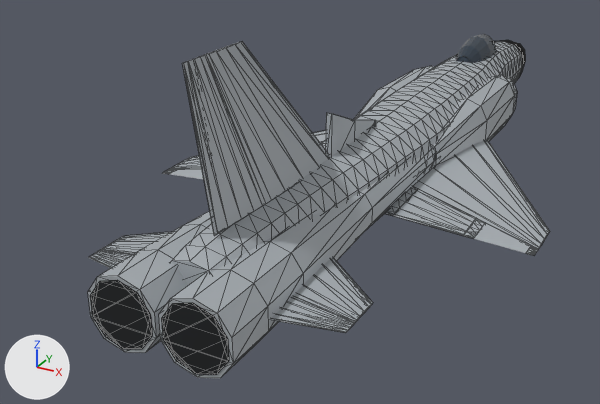
Renders of the glTF model media/su15.glb from each side of a commit.
The view is the same before and after, from a 50 mm camera at (7.12, -19.06, 6.77) aimed at (-1.76, -2.9, -1.31). The lights are fixed; the arrows at lower left show +X, +Y and +Z. The older version comes first. Mesh edges are drawn as thin lines on the coarser meshes. Where no turn or scale is listed for an object, it has been applied to the vertices. Vertices at exactly the same position are counted once.

In view in the first picture: 'Dorsal Fillet', 'Elevator L', 'Elevator R', 'Exhaust L', 'Exhaust R', 'Flap R', 'Fuselage', 'Intake Cheeks', 'Nacelles', 'Rudder', 'Stabilizer L', 'Stabilizer R', 'Vertical Fin', 'Wing R' and 5 more.
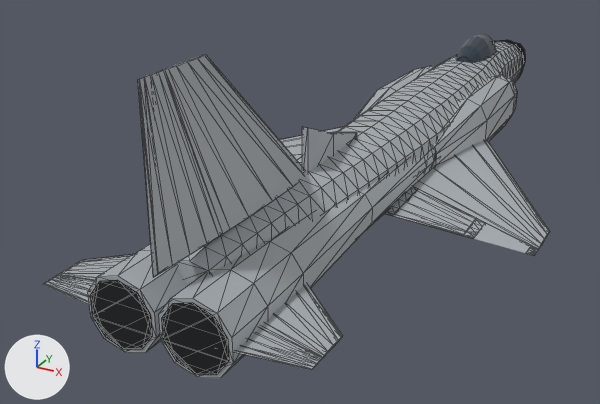
The edits, one by one:
me_dorsal_fillet is used by ob_dorsal_fillet; location (0.0, 0.0, 0.0).
me_dorsal_fillet had 12 vertices, 20 faces and spanned x -0.06..0.06, y -4.9..-2.6, z 0.55..1.75.
me_dorsal_fillet now has 12 vertices, 20 faces and spans x -0.06..0.06, y -5.9..-3.6, z 0.55..1.75.
me_dorsal_fillet part 1: the whole mesh is moved by (0.0, -1.0, 0.0).
me_rudder is used by ob_rudder; location (0.0, -8.26, 2.3).
me_rudder had 28 vertices, 52 faces and spanned x -0.06..0.07, y -1.34..0.77, z -1.5..1.5.
me_rudder now has 28 vertices, 52 faces and spans x -0.07..0.08, y -1.15..0.58, z -1.5..1.5.
me_rudder part 2: 28 of 28 vertices moved; they spanned x -0.06..0.07, y -1.34..0.77, z -1.5..1.5 and now span x -0.07..0.08, y -1.15..0.58, z -1.5..1.5; mean shift (0.0, -0.05, 0.0).
me_stabilizer_l is used by ob_stabilizer_l; location (0.0, 0.0, 0.0).
me_stabilizer_l had 26 vertices, 48 faces and spanned x -2.55..-1.05, y -8.96..-7.0, z -0.14..-0.05.
me_stabilizer_l now has 26 vertices, 48 faces and spans x -2.55..-1.05, y -10.06..-8.0, z -0.14..-0.05.
me_stabilizer_l part 3: all 13 vertices in x -1.05, y -8.72..-7.0, z -0.14..-0.05 are moved by (0.0, -1.0, 0.0).
Other edits to the shape of me_stabilizer_l do not show in these pictures.
me_stabilizer_r is used by ob_stabilizer_r; location (0.0, 0.0, 0.0).
me_stabilizer_r had 26 vertices, 48 faces and spanned x 1.05..2.55, y -8.96..-7.0, z -0.14..-0.05.
me_stabilizer_r now has 26 vertices, 48 faces and spans x 1.05..2.55, y -10.06..-8.0, z -0.14..-0.05.
me_stabilizer_r part 4: all 13 vertices in x 2.55, y -8.96..-8.3, z -0.11..-0.08 are moved by (0.0, -1.1, 0.0).
me_stabilizer_r part 5: all 13 vertices in x 1.05, y -8.72..-7.0, z -0.14..-0.05 are moved by (0.0, -1.0, 0.0).
me_vertical_fin is used by ob_vertical_fin; location (0.0, 0.0, 0.0).
me_vertical_fin had 26 vertices, 48 faces and spanned x -0.09..0.1, y -9.02..-4.8, z 0.8..3.8.
me_vertical_fin now has 26 vertices, 48 faces and spans x -0.1..0.12, y -10.02..-5.8, z 0.8..3.8.
me_vertical_fin part 6: 26 of 26 vertices moved; they spanned x -0.09..0.1, y -9.02..-4.8, z 0.8..3.8 and now span x -0.1..0.12, y -10.02..-5.8, z 0.8..3.8; mean shift (0.0, -1.1, 0.0).
Object 'Elevator L' (ob_elevator_l) moves from (-1.8, -8.84, -0.1) to (-1.8, -9.89, -0.1).
Object 'Elevator R' (ob_elevator_r) moves from (1.8, -8.84, -0.1) to (1.8, -9.89, -0.1).
Object 'Rudder' (ob_rudder) moves from (0.0, -8.26, 2.3) to (0.0, -9.45, 2.3).

Location of each change, (x1, y1, x2, y2) in pixels of the pictures (600 x 404 px; the box of a moved part takes in the faces that stretch with it):
'Vertical Fin', reshaped (14% wider, 10% taller): before (205, 41, 329, 203); after (164, 55, 306, 234)
'Rudder', reshaped, moved (14% taller): before (182, 55, 266, 236); after (138, 70, 223, 277)
'Stabilizer R', reshaped (14% taller): before (293, 258, 373, 323); after (262, 284, 343, 358)
'Elevator R', moved: before (270, 296, 355, 333); after (235, 326, 323, 370)
'Dorsal Fillet', moved: before (326, 113, 376, 156); after (302, 127, 357, 172)
'Stabilizer L', reshaped (9% wider, 17% taller): before (102, 232, 171, 254); after (58, 254, 133, 280)
'Elevator L', moved: before (88, 249, 133, 268); after (44, 275, 95, 305)
part 4 of me_stabilizer_r, moved or reshaped: before (355, 303, 373, 323); after (323, 337, 342, 358)
part 5 of me_stabilizer_r, moved or reshaped: before (293, 258, 373, 321); after (262, 284, 343, 357)
